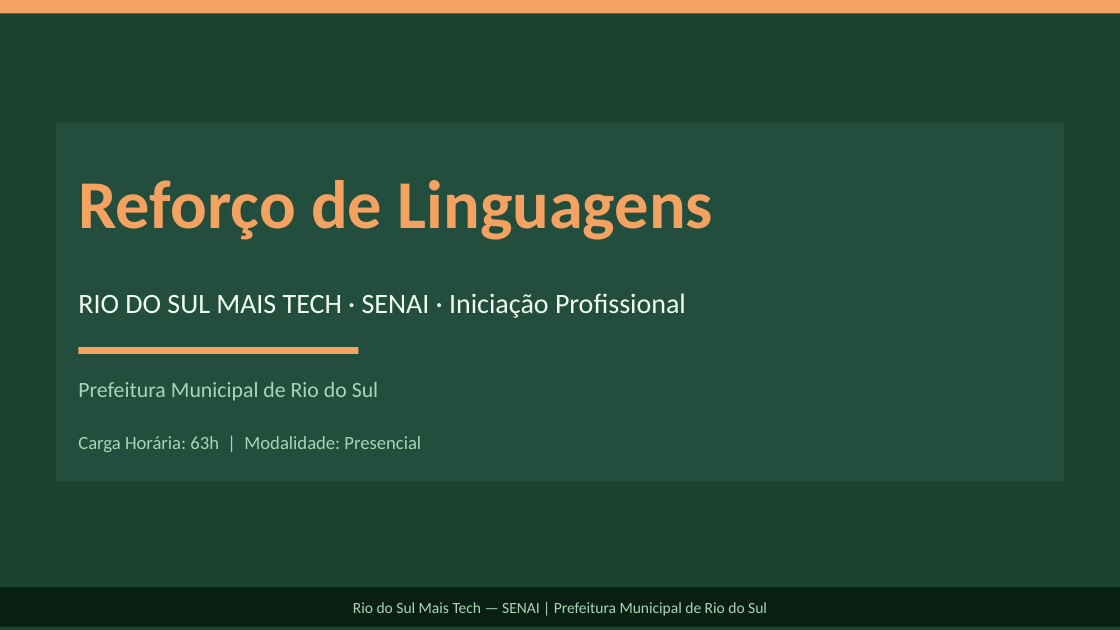
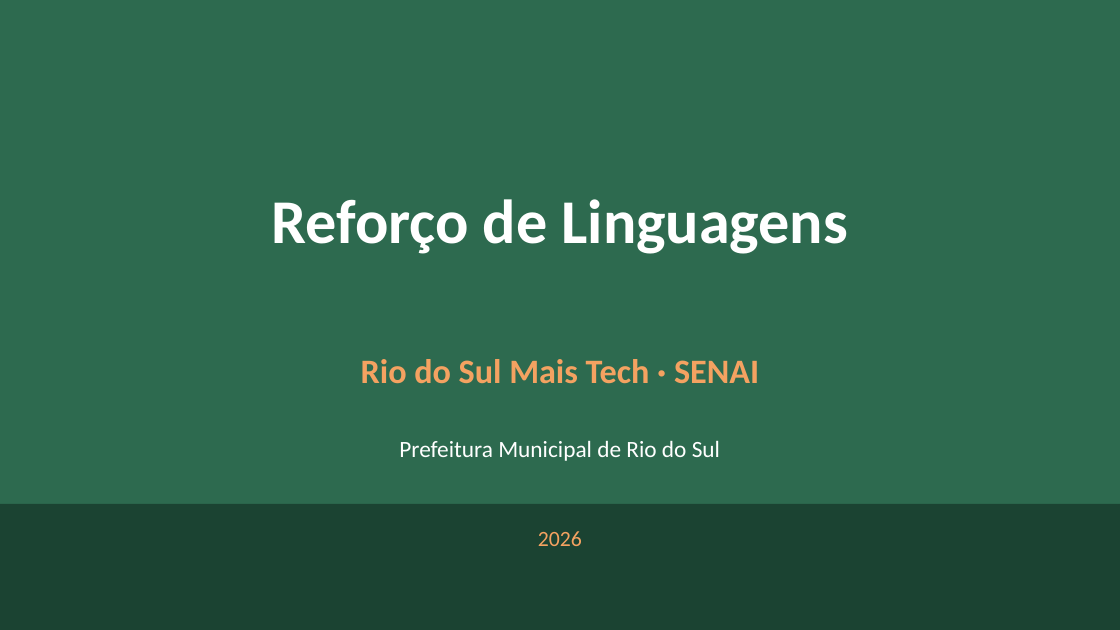
Before and after one commit to Gelvazio/professor-senai, a slide deck: slide 1 of sistema/FICHA-PRODUTO-MAIS-TECH/REFORCO_LINGUAGENS/Slides_Reforco_Linguagens.pptx. Drawn at 1120x630 pixels with LibreOffice and Linux fonts; fonts in the diff are those of the drawing. Boxes give left, top, right and bottom in pixels: in the first picture for what was removed or moved away, otherwise in the second. Text is boxed around its words. In the diff, an @@ line names an element or a change of style, - is before the commit and + after.

Commit message:
feat(uc7): expandir slides com conteudo completo da UC Reforco de Linguagens

```diff
--- a/sistema/FICHA-PRODUTO-MAIS-TECH/REFORCO_LINGUAGENS/Slides_Reforco_Linguagens.pptx
+++ b/sistema/FICHA-PRODUTO-MAIS-TECH/REFORCO_LINGUAGENS/Slides_Reforco_Linguagens.pptx
@@ rectangle at (0,0,1120,629): fill #1B4332 to #2D6A4F @@
@@ text "Reforço de Linguagens": place and size @@
-text "Reforço de Linguagens" at (78,180,713,240)
+text "Reforço de Linguagens" at (272,199,848,254)
@@ text "Reforço de Linguagens" at (272,199,848,254): size 44 to 40 pt, text colour #F4A261 to #FFFFFF; alignment left to centre @@
@@ rectangle removed at (56,123,1064,482) @@
@@ rectangle removed at (78,347,358,354) @@
@@ text at (361,359,759,384): text changed; size 18 to 22 pt; text colour #F0FFF4 to #F4A261; bold on @@
-RIO DO SUL MAIS TECH · SENAI · Iniciação Profissional
+Rio do Sul Mais Tech · SENAI
@@ text "Prefeitura Municipal de Rio do ...": place and size @@
-text "Prefeitura Municipal de Rio do ..." at (78,382,378,401)
+text "Prefeitura Municipal de Rio do ..." at (399,441,720,461)
@@ text "Prefeitura Municipal de Rio do ..." at (399,441,720,461): size 14 to 15 pt, text colour #A8D5B5 to #FFFFFF; alignment left to centre @@
@@ text removed at (78,436,421,452) @@
-Carga Horária: 63h | Modalidade: Presencial
@@ rectangle: place and size @@
-rectangle at (0,0,1120,13)
+rectangle at (0,504,1120,629)
@@ rectangle at (0,504,1120,629): fill #F4A261 to #1B4332 @@
@@ text added at (538,531,582,546), 14 pt, text #F4A261 @@
+2026
@@ rectangle removed at (0,588,1120,627) @@
-Rio do Sul Mais Tech — SENAI | Prefeitura Municipal de Rio do Sul
```
Also in this commit, not shown: 4 other slides changed, 35 slides added, 10 slides removed, 2 other files.
